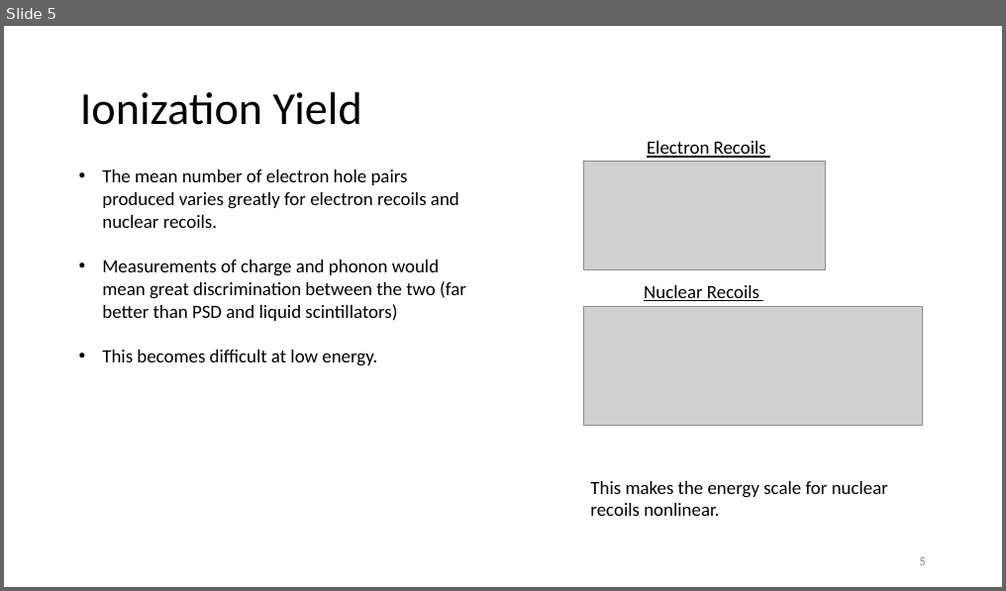
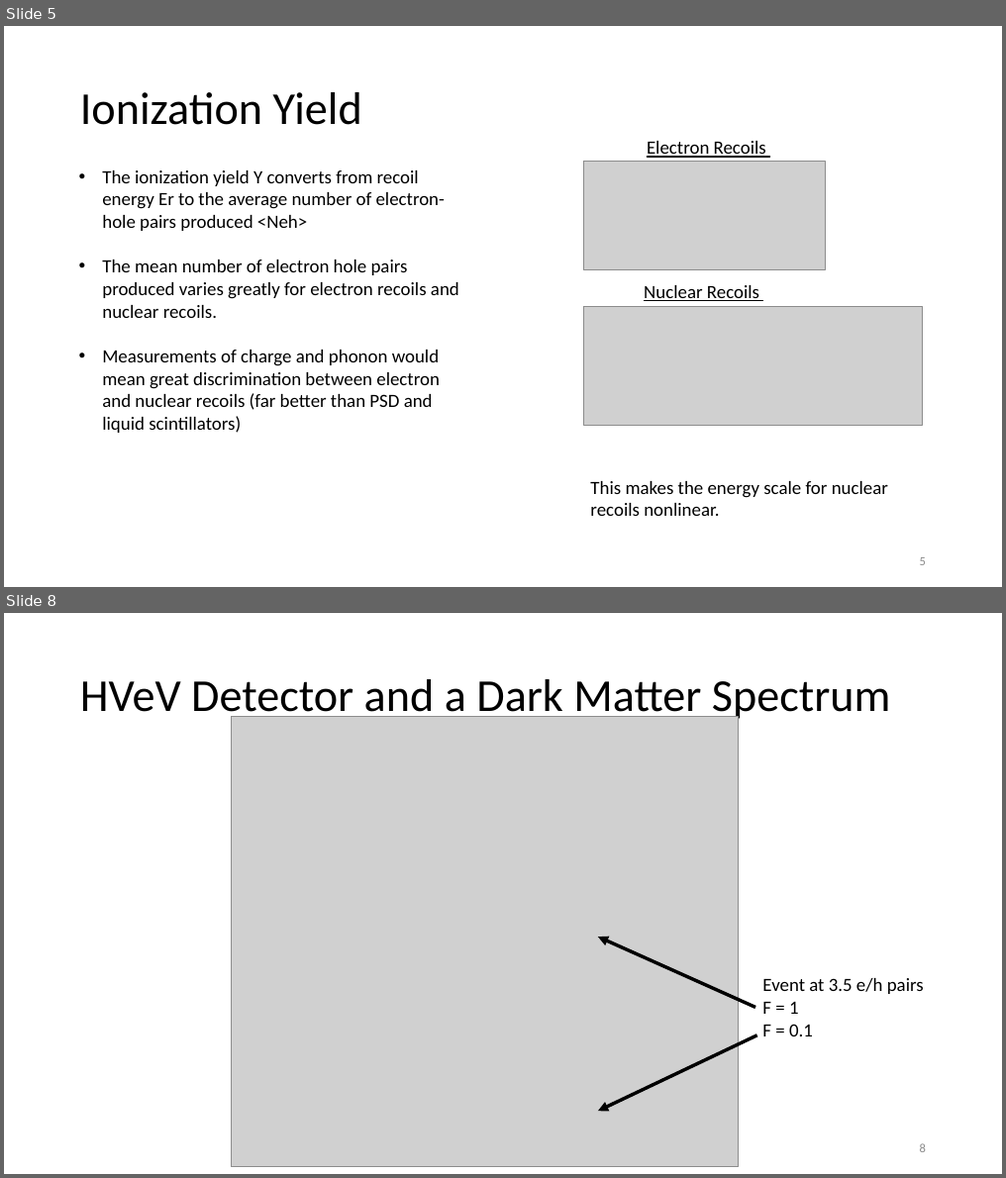
Before and after one commit to villaa/nrFano_Constraint, a slide deck: Mitch_Hawaii_talk. .pptx. Shown one above the other, each under a label of ours: slide 5 before the commit, slides 5 and 8 after it; the slides between them are not shown. The pictures are 1006x591 and 1006x1178 pixels, drawn with LibreOffice and Linux fonts; fonts in the diff are those of the drawing; grey boxes stand for pictures. Boxes give left, top, right and bottom in pixels: in the first picture for what was removed or moved away, otherwise in the second. Text is boxed around its words. In the diff, an @@ line names an element or a change of style, - is before the commit and + after.

```diff
--- a/Mitch_Hawaii_talk. .pptx
+++ b/Mitch_Hawaii_talk. .pptx
@@ slide 8 added at bbox=[4, 613, 1002, 1174], background #FFFFFF @@
@@ title added at bbox=[80, 679, 891, 723], 44 pt, text #000000 @@
+HVeV Detector and a Dark Matter Spectrum
@@ picture added at bbox=[231, 716, 739, 1167] @@
@@ arrow added from (755, 1008) to (598, 937), #000000 3.25 pt @@
@@ text added at bbox=[762, 978, 924, 1037], 18 pt, text #000000 @@
+Event at 3.5 e/h pairs
+F = 1
+F = 0.1
@@ arrow added from (757, 1036) to (598, 1112), #000000 3.25 pt @@
@@ page number added at bbox=[920, 1144, 926, 1153], 12 pt, text #8C8C8C @@
+8
@@ slide 5 changed as well @@
@@ text at bbox=[102, 171, 445, 231]: paragraph added @@
+• The ionization yield Y converts from recoil energy Er to the average number of electron-hole pairs produced <Neh>
@@ text at bbox=[102, 350, 440, 433]: text changed @@
-• Measurements of charge and phonon would mean great discrimination between the two (far better than PSD and liquid scintillators)
-• This becomes difficult at low energy.
+• Measurements of charge and phonon would mean great discrimination between electron and nuclear recoils (far better than PSD and liquid scintillators)
```
Also in this commit, not shown: 8 other slides changed, 2 other slides added, 4 slides removed, 22 other files.
